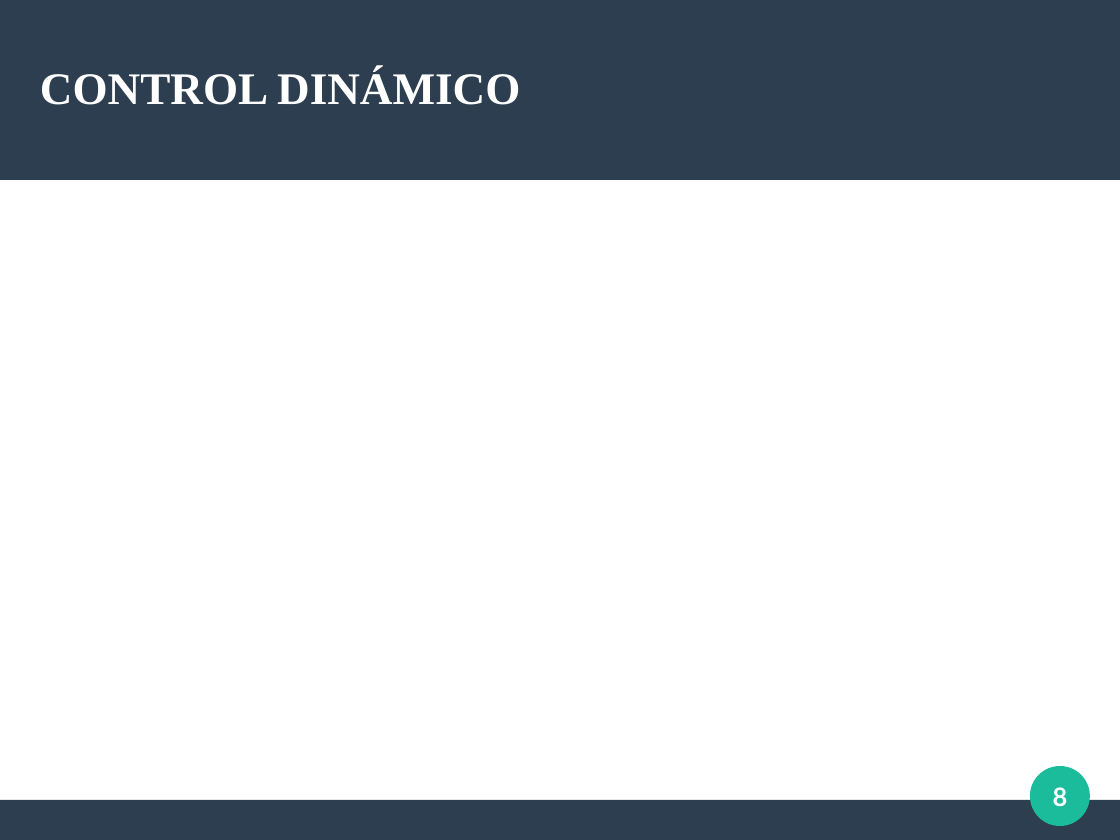
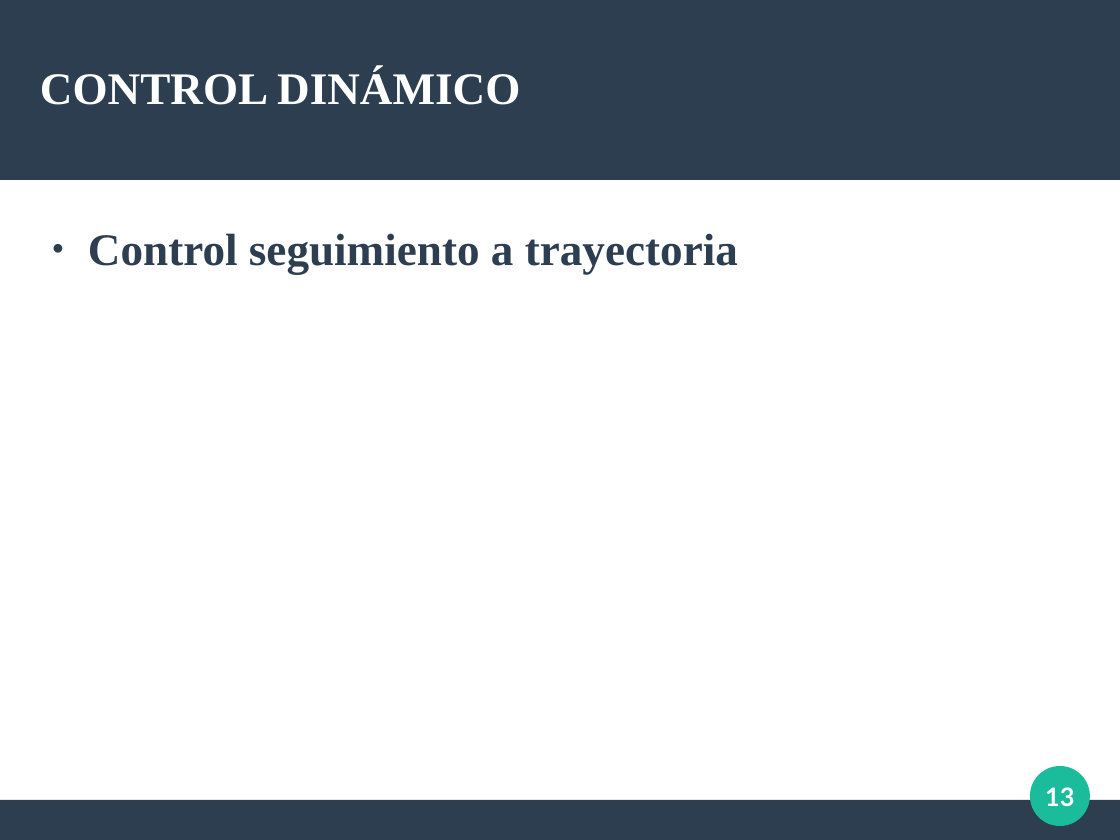
Before and after one commit to Arrivederccimamasita/Synchro_Drive_CyPR, a slide deck: slide 13 of Presentacion_defensa/defensa.odp (slide 8 before the commit). Drawn at 1120x840 pixels with LibreOffice and Linux fonts; fonts in the diff are those of the drawing. Boxes give left, top, right and bottom in pixels: in the first picture for what was removed or moved away, otherwise in the second. Text is boxed around its words. In the diff, an @@ line names an element or a change of style, - is before the commit and + after.

Commit message:
Anadido la parte de la presentacion de la implementacion de modelos. Ademas anadido en la simuacion del control con por trayectoria a partir de unos puntos datos

```diff
--- a/Presentacion_defensa/defensa.odp
+++ b/Presentacion_defensa/defensa.odp
@@ text added at (88,233,738,274), 32 pt, text #2C3E50, bold @@
+● Control seguimiento a trayectoria
@@ page number at (1045,787,1074,806): text changed @@
-8
+13
```
Also in this commit, not shown: 5 other slides changed, 8 slides added, 1 slide removed, 2 other files.
